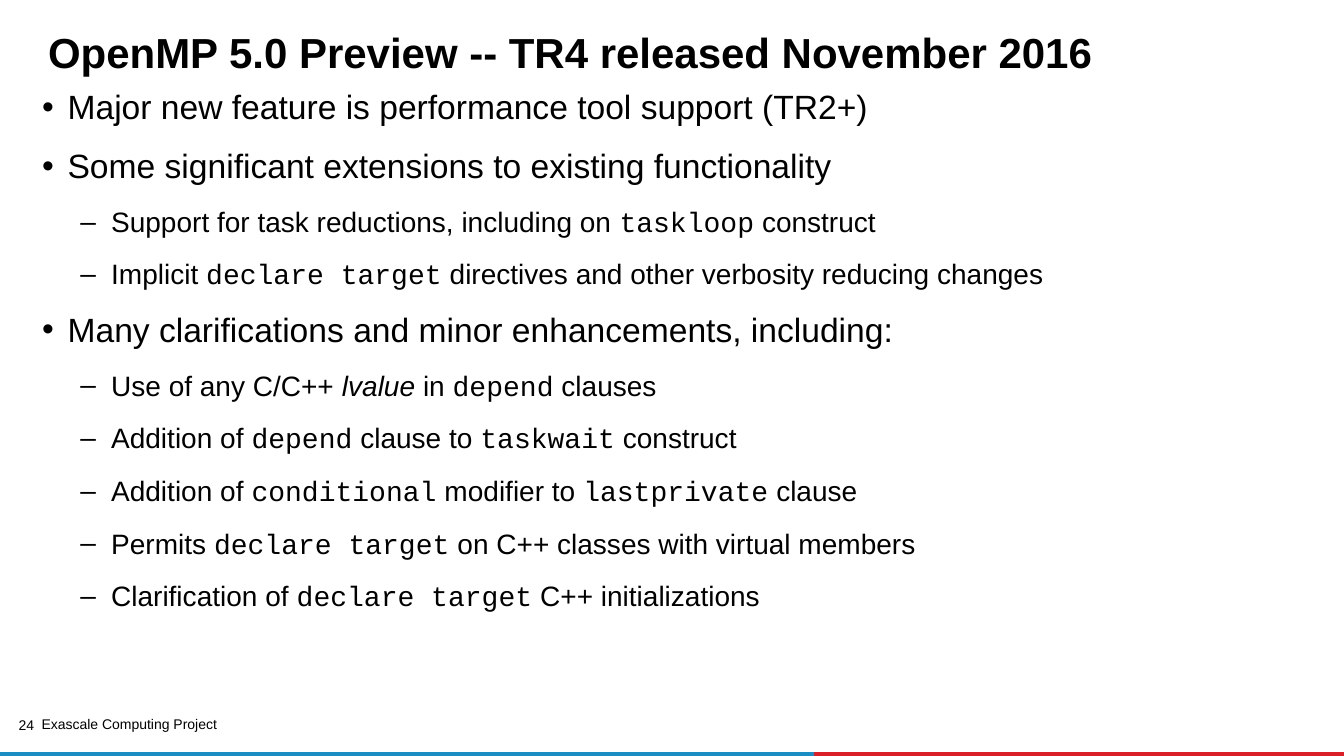
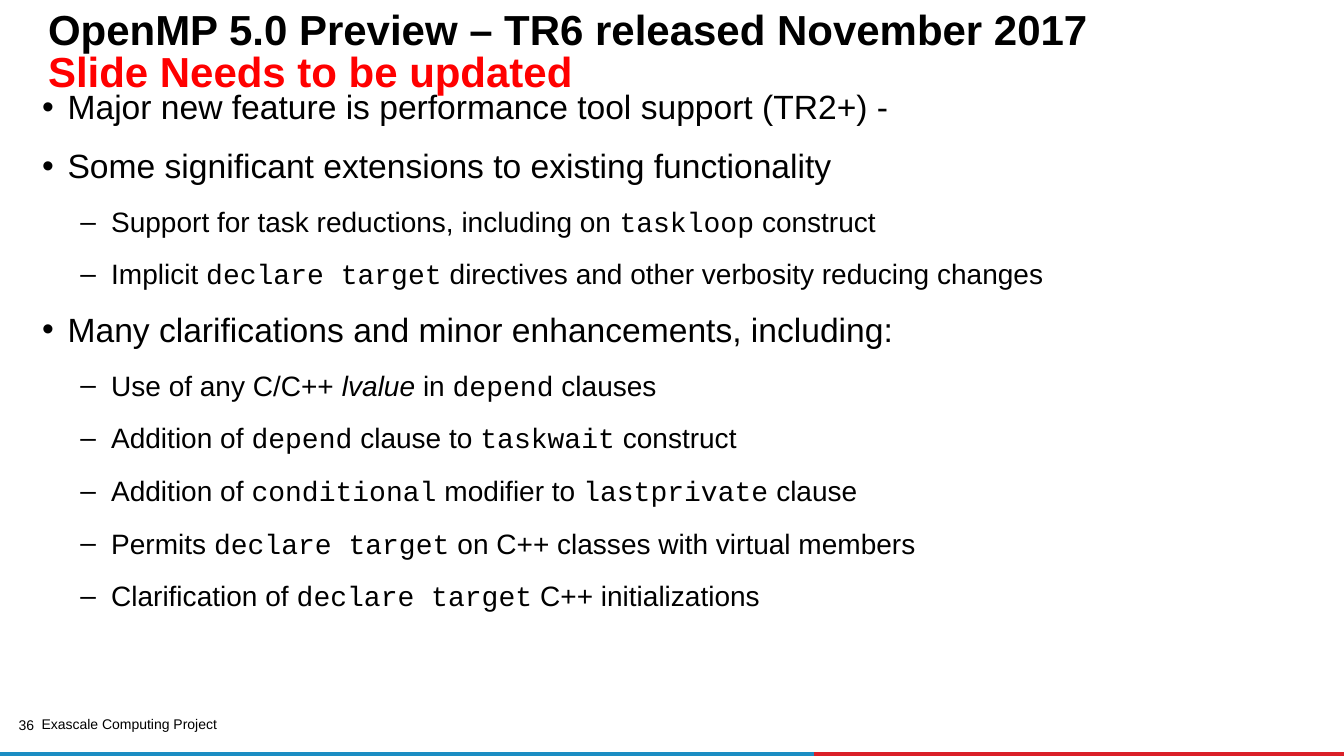
Before and after one commit to kongm/ecp-openmp-material, a slide deck: slide 36 of MPI-OpenMP-tutorial.pptx (slide 24 before the commit). Drawn at 1344x756 pixels with LibreOffice and Linux fonts; fonts in the diff are those of the drawing; background and template pictures are left out. Boxes give left, top, right and bottom in pixels: in the first picture for what was removed or moved away, otherwise in the second. Text is boxed around its words. In the diff, an @@ line names an element or a change of style, - is before the commit and + after.

Commit message:
updated slides

```diff
--- a/MPI-OpenMP-tutorial.pptx
+++ b/MPI-OpenMP-tutorial.pptx
@@ title at box(48, 14, 1087, 96): text changed @@
-OpenMP 5.0 Preview -- TR4 released November 2016
+OpenMP 5.0 Preview – TR6 released November 2017
+Slide Needs to be updated
@@ text at box(68, 92, 867, 126): text changed @@
-• Major new feature is performance tool support (TR2+)
+• Major new feature is performance tool support (TR2+) -
@@ page number at box(19, 720, 35, 730): text changed @@
-24
+36
```
Also in this commit, not shown: 14 other slides changed, 16 slides added, 2 slides removed.
